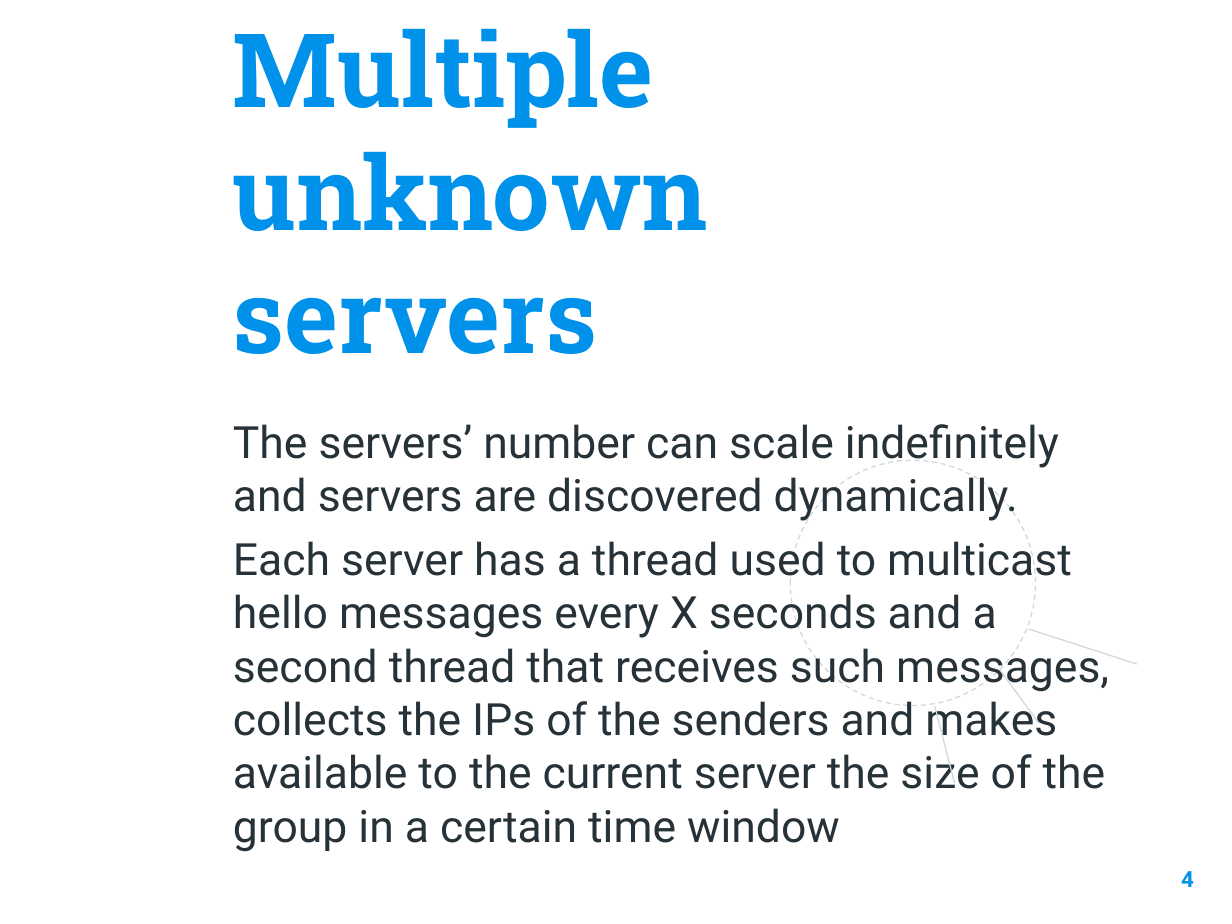
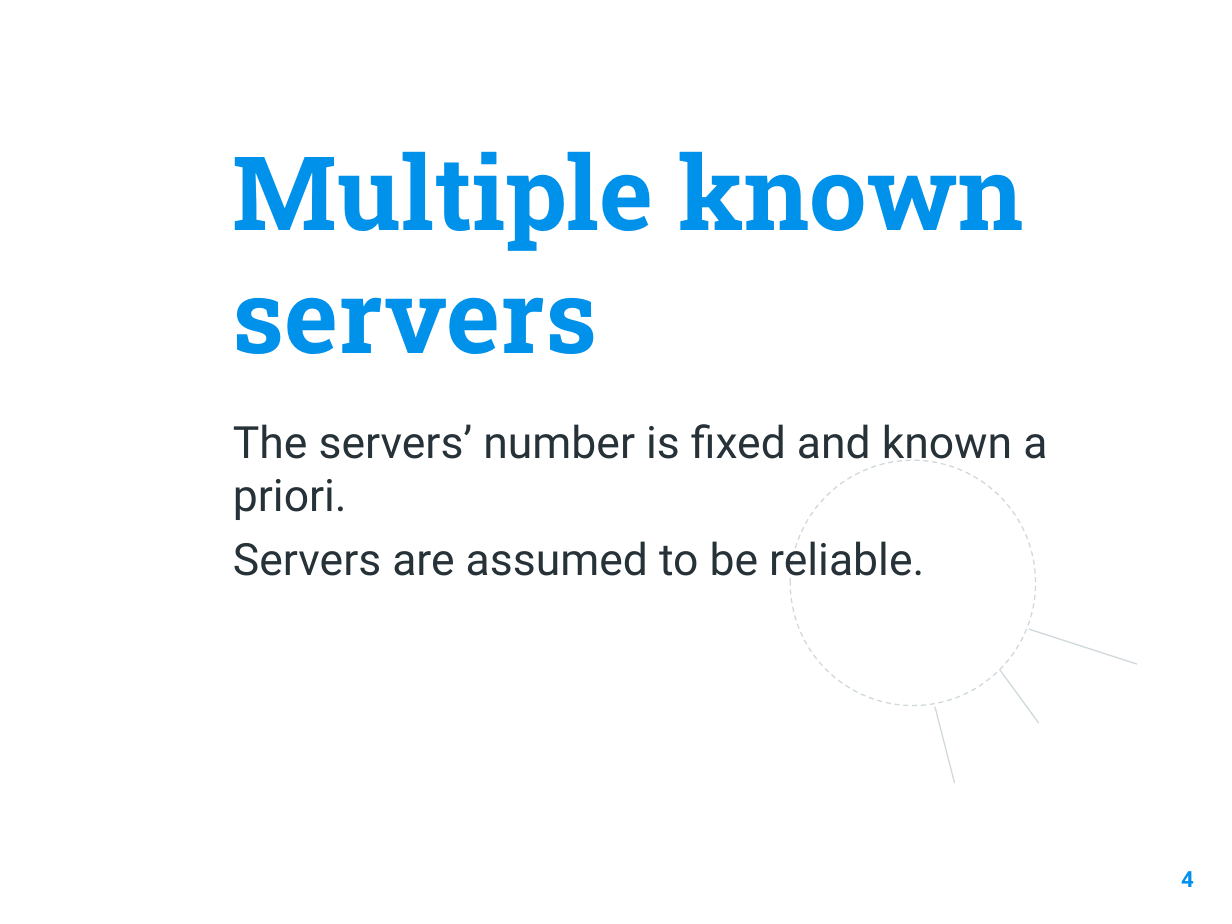
Before and after one commit to thedcfix/Replicated-Storage, a slide deck: slide 4 of Presentazione distributed Systems.pptx. Drawn at 1232x924 pixels with LibreOffice and Linux fonts; fonts in the diff are those of the drawing; background and template pictures are left out. Boxes give left, top, right and bottom in pixels: in the first picture for what was removed or moved away, otherwise in the second. Text is boxed around its words. In the diff, an @@ line names an element or a change of style, - is before the commit and + after.

```diff
--- a/Presentazione distributed Systems.pptx
+++ b/Presentazione distributed Systems.pptx
@@ title at bbox=[233, 151, 1024, 354]: text changed @@
-Multiple unknown servers
+Multiple known servers
@@ text at bbox=[233, 424, 1047, 585]: text changed @@
-The servers’ number can scale indefinitely and servers are discovered dynamically.
-Each server has a thread used to multicast hello messages every X seconds and a second thread that receives such messages, collects the IPs of the senders and makes available to the current server the size of the group in a certain time window
+The servers’ number is fixed and known a priori.
+Servers are assumed to be reliable.
```
Also in this commit, not shown: 6 other slides changed, 1 slide added, 3 other files.
